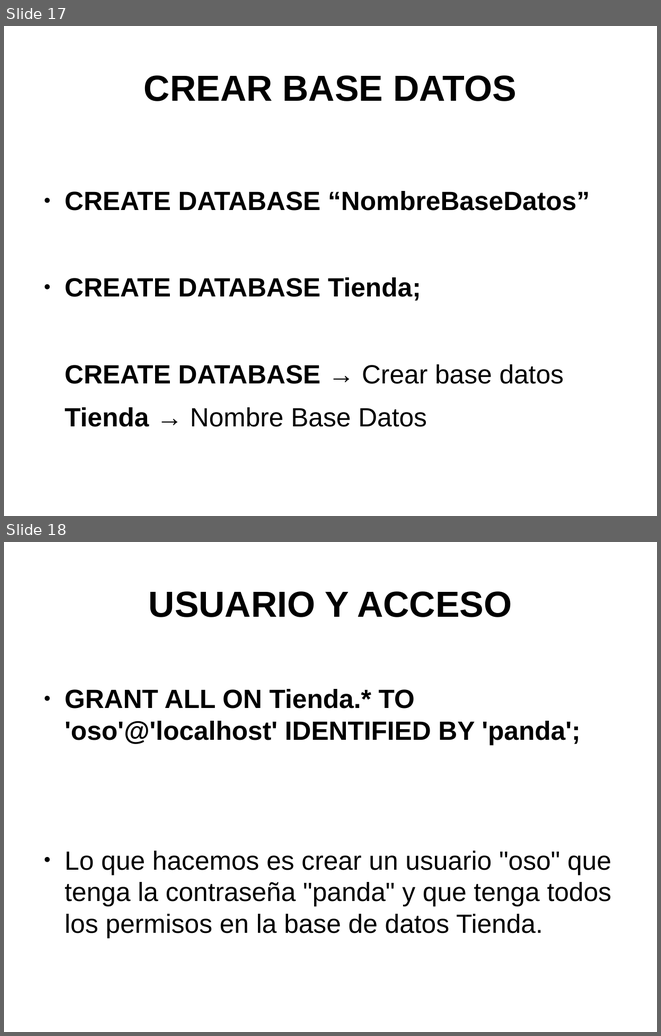
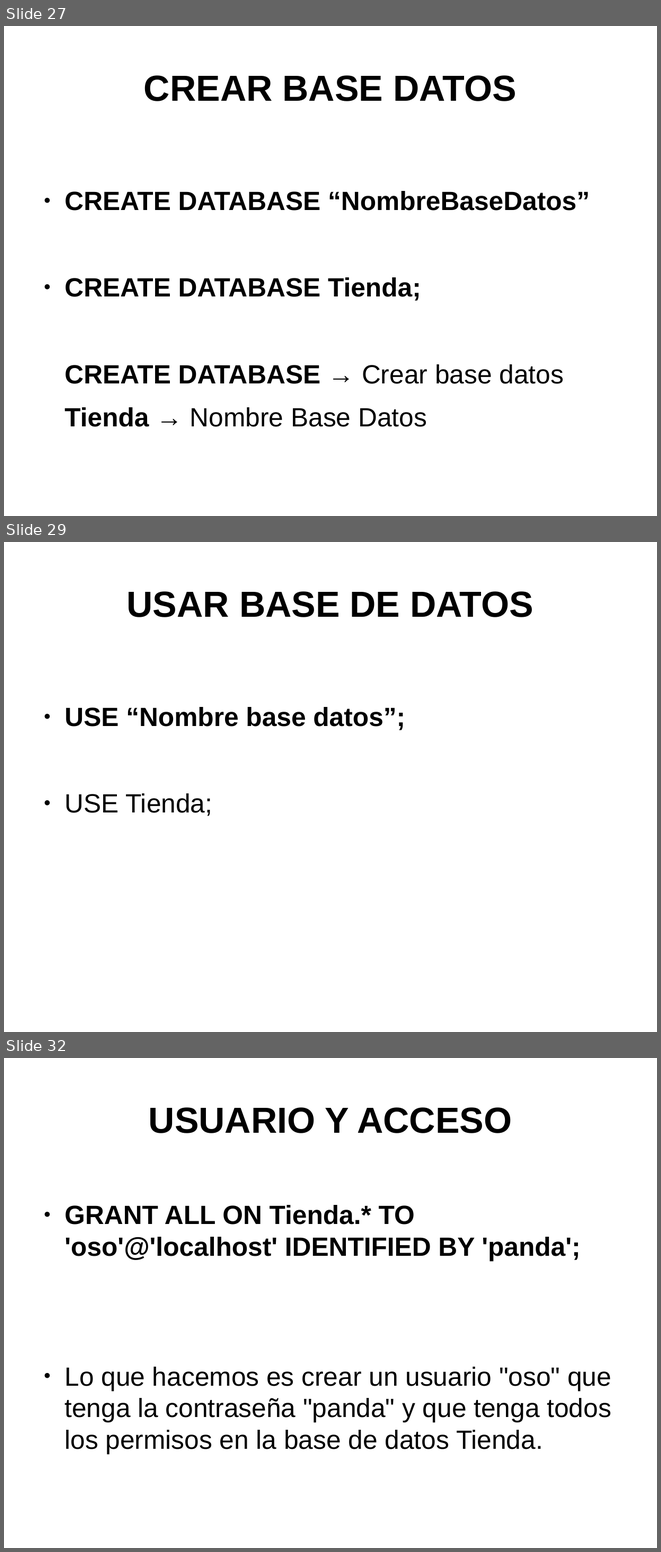
Before and after one commit to psicobyte/CursoPythonAvanzado, a slide deck: BaseDeDatosPython.odp. Shown one above the other, each under a label of ours: slides 17 and 18 before the commit, slides 27, 29 and 32 after it; the slides between them are not shown. The pictures are 661x1036 and 661x1552 pixels, drawn with LibreOffice and Linux fonts; fonts in the diff are those of the drawing. Boxes give left, top, right and bottom in pixels: in the first picture for what was removed or moved away, otherwise in the second. Text is boxed around its words. In the diff, an @@ line names an element or a change of style, - is before the commit and + after.

Commit message:
Presentación Base datos python

```diff
--- a/BaseDeDatosPython.odp
+++ b/BaseDeDatosPython.odp
@@ slide 29 added at box(4, 542, 657, 1032), background #FFFFFF @@
@@ title added at box(127, 591, 533, 617), 44 pt, text #000000, bold @@
+USAR BASE DE DATOS
@@ text added at box(64, 707, 405, 816), 32 pt, text #000000, bold @@
+● USE “Nombre base datos”;
+● USE Tienda;
@@ what was slide 17 is now slide 27 @@
@@ what was slide 18 is now slide 32 @@
```
Also in this commit, not shown: 5 slides changed, 38 other slides added, 3 other files.
